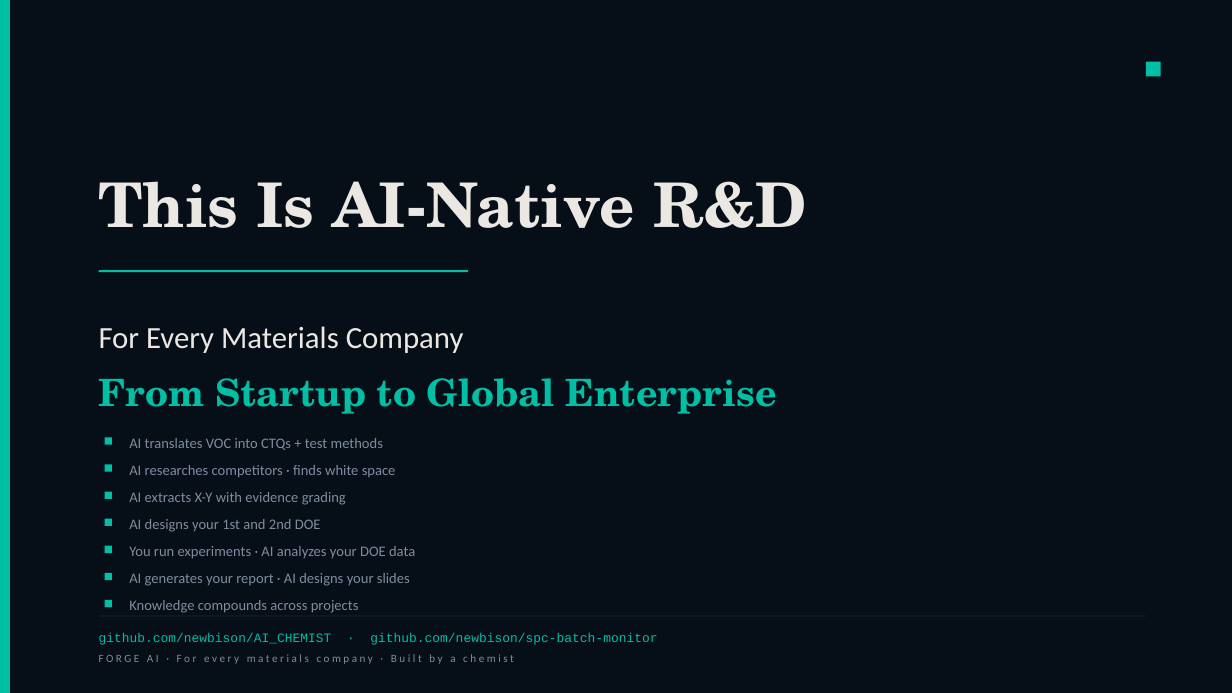
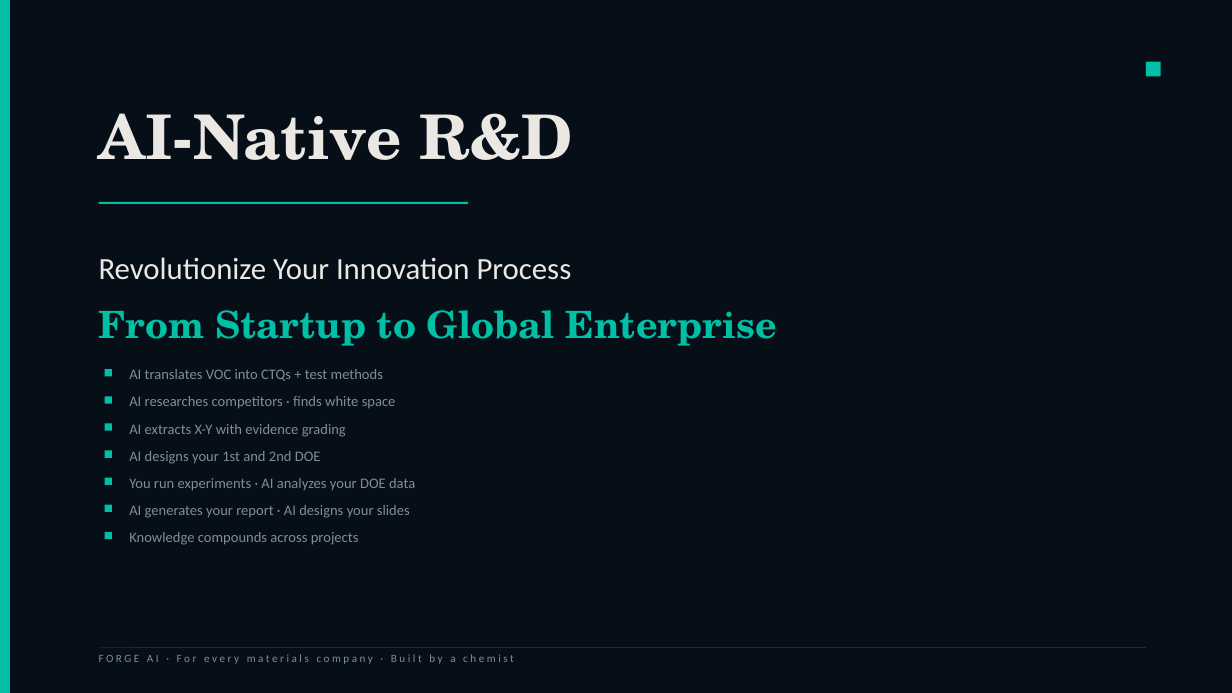
Before and after one commit to newbison/AI_CHEMIST, a slide deck: slide 25 of ppt/FORGE_AI_25_EN.pptx. Drawn at 1232x693 pixels with LibreOffice and Linux fonts; fonts in the diff are those of the drawing. Boxes give left, top, right and bottom in pixels: in the first picture for what was removed or moved away, otherwise in the second. Text is boxed around its words. In the diff, an @@ line names an element or a change of style, - is before the commit and + after.

```diff
--- a/ppt/FORGE_AI_25_EN.pptx
+++ b/ppt/FORGE_AI_25_EN.pptx
@@ text at <box>99,113,573,160</box>: text changed @@
-This Is AI-Native R&D
+AI-Native R&D
@@ text at <box>99,257,572,280</box>: text changed @@
-For Every Materials Company
+Revolutionize Your Innovation Process
@@ 4 texts, 2 rectangles: place and size @@
-4 texts, 2 rectangles at <box>99,378,778,586</box>
+4 texts, 2 rectangles at <box>99,310,778,518</box>
@@ 5 rectangles, 4 texts, 1 line: place and size @@
-5 rectangles, 4 texts, 1 line at <box>99,271,468,613</box>
+5 rectangles, 4 texts, 1 line at <box>99,203,468,545</box>
@@ line moved from (99, 616) - (1146, 616) to (99, 648) - (1146, 648) @@
@@ text removed at <box>99,632,657,645</box> @@
-github.com/newbison/AI_CHEMIST · github.com/newbison/spc-batch-monitor
```
Also in this commit, not shown: 1 other slide changed, 32 other files.
